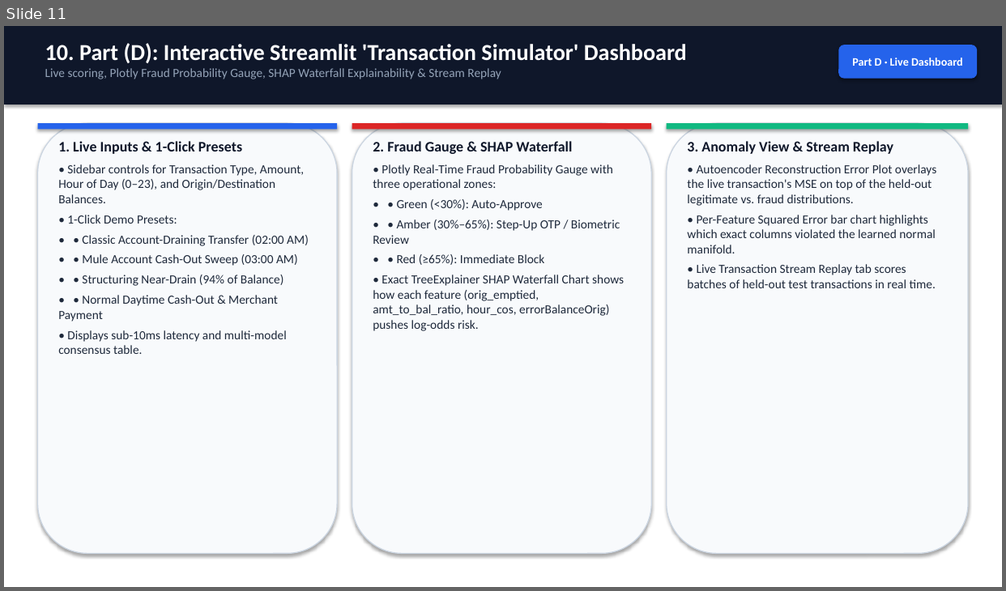
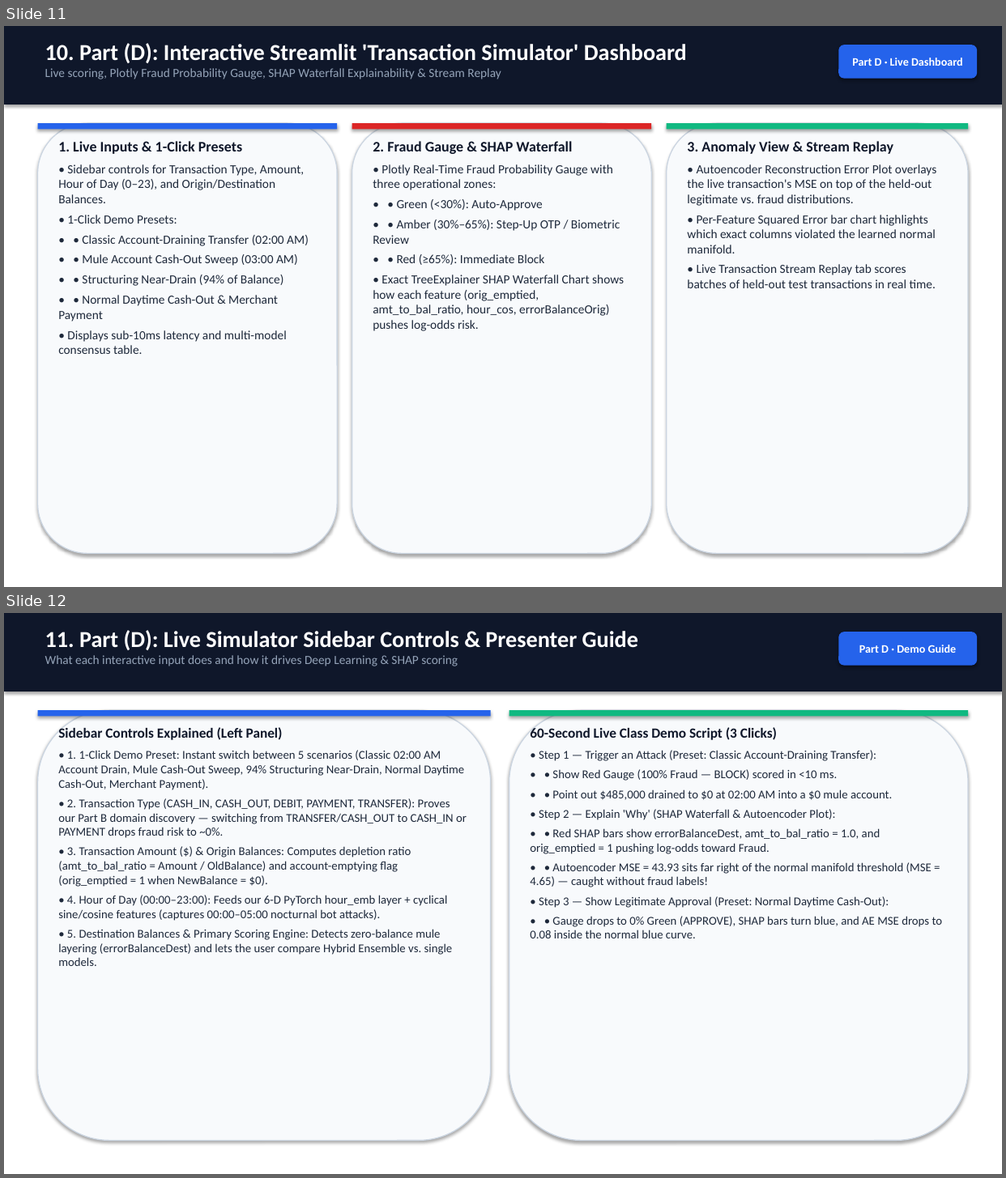
Before and after one commit to kidigapeet/dsa4050-mobile-money-fraud-detection, a slide deck: writeup/Fraud_Detection_Presentation.pptx. Shown one above the other, each under a label of ours: slide 11 before the commit, slides 11 and 12 after it. The pictures are 1006x591 and 1006x1178 pixels, drawn with LibreOffice and Linux fonts; fonts in the diff are those of the drawing. Boxes give left, top, right and bottom in pixels: in the first picture for what was removed or moved away, otherwise in the second. Text is boxed around its words. In the diff, an @@ line names an element or a change of style, - is before the commit and + after.

Commit message:
Add Live Simulator Sidebar Controls & Presenter Guide slide to PowerPoint deck

```diff
--- a/writeup/Fraud_Detection_Presentation.pptx
+++ b/writeup/Fraud_Detection_Presentation.pptx
@@ slide 12 added at (x1=4, y1=613, x2=1002, y2=1174), background #FFFFFF @@
@@ rectangle added at (x1=4, y1=613, x2=1002, y2=692), fill #0F172A @@
@@ text added at (x1=45, y1=630, x2=638, y2=666), 12 pt, text #94A3B8 @@
+11. Part (D): Live Simulator Sidebar Controls & Presenter Guide
+What each interactive input does and how it drives Deep Learning & SHAP scoring
@@ rounded rectangle added at (x1=839, y1=632, x2=978, y2=666), fill #2563EB, 11 pt, text #FFFFFF, bold @@
+Part D · Demo Guide
@@ rounded rectangle added at (x1=38, y1=710, x2=491, y2=1141), fill #F8FAFC, outline #CBD5E1 1 pt @@
@@ rectangle added at (x1=38, y1=710, x2=491, y2=717), fill #2563EB @@
@@ text added at (x1=58, y1=726, x2=467, y2=966), 11.5 pt, text #1E293B @@
+Sidebar Controls Explained (Left Panel)
+• 1. 1-Click Demo Preset: Instant switch between 5 scenarios (Classic 02:00 AM Account Drain, Mule Cash-Out Sweep, 94% Structuring Near-Drain, Normal Daytime Cash-Out, Merchant Payment).
+• 2. Transaction Type (CASH_IN, CASH_OUT, DEBIT, PAYMENT, TRANSFER): Proves our Part B domain discovery — switching from TRANSFER/CASH_OUT to CASH_IN or PAYMENT drops fraud risk to ~0%.
+• 3. Transaction Amount ($) & Origin Balances: Computes depletion ratio (amt_to_bal_ratio = Amount / OldBalance) and account-emptying flag (orig_emptied = 1 when NewBalance = $0).
+• 4. Hour of Day (00:00–23:00): Feeds our 6-D PyTorch hour_emb layer + cyclical sine/cosine features (captures 00:00–05:00 nocturnal bot attacks).
+• 5. Destination Balances & Primary Scoring Engine: Detects zero-balance mule layering (errorBalanceDest) and lets the user compare Hybrid Ensemble vs. single models.
@@ rounded rectangle added at (x1=509, y1=710, x2=968, y2=1141), fill #F8FAFC, outline #CBD5E1 1 pt @@
@@ rectangle added at (x1=509, y1=710, x2=968, y2=717), fill #10B981 @@
@@ text added at (x1=530, y1=726, x2=943, y2=939), 11.5 pt, text #1E293B @@
+60-Second Live Class Demo Script (3 Clicks)
+• Step 1 — Trigger an Attack (Preset: Classic Account-Draining Transfer):
+• • Show Red Gauge (100% Fraud — BLOCK) scored in <10 ms.
+• • Point out $485,000 drained to $0 at 02:00 AM into a $0 mule account.
+• Step 2 — Explain 'Why' (SHAP Waterfall & Autoencoder Plot):
+• • Red SHAP bars show errorBalanceDest, amt_to_bal_ratio = 1.0, and orig_emptied = 1 pushing log-odds toward Fraud.
+• • Autoencoder MSE = 43.93 sits far right of the normal manifold threshold (MSE = 4.65) — caught without fraud labels!
+• Step 3 — Show Legitimate Approval (Preset: Normal Daytime Cash-Out):
+• • Gauge drops to 0% Green (APPROVE), SHAP bars turn blue, and AE MSE drops to 0.08 inside the normal blue curve.
```
Also in this commit, not shown: 1 slide changed, 3 other files.
